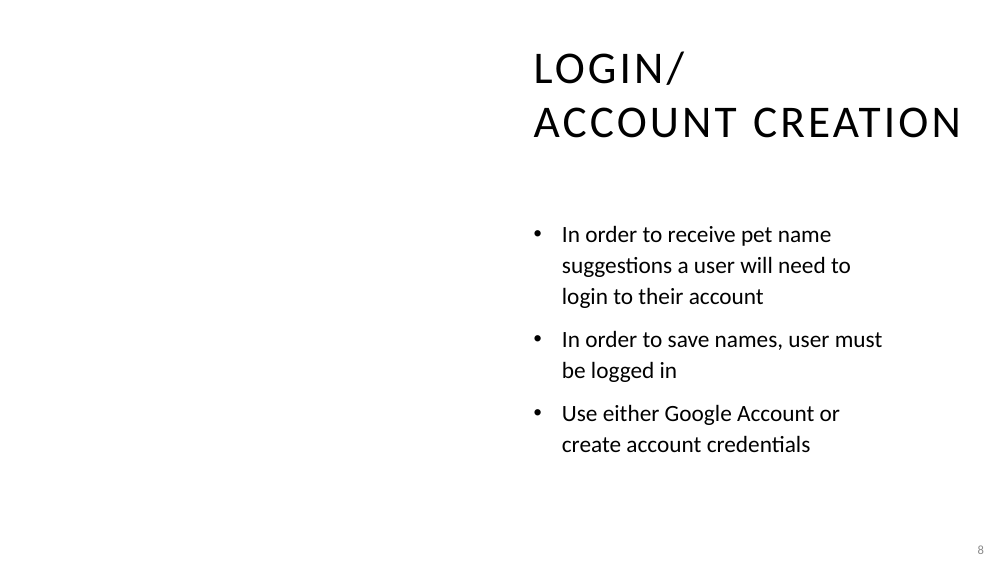
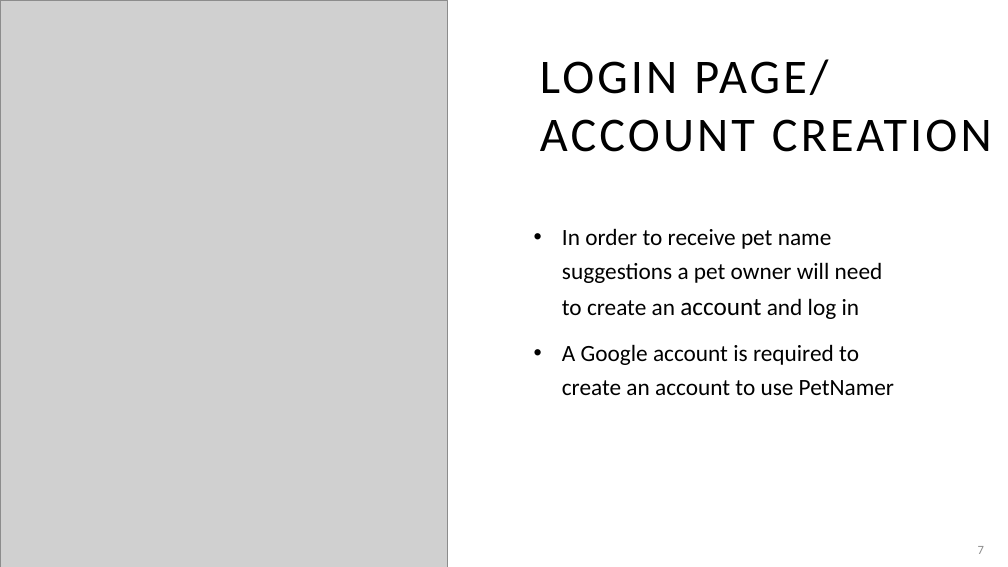
Before and after one commit to adriaonline/CPT200SP24-Team1, a slide deck: slide 7 of Phase 3 Docs/Phase 3 - Presentation.pptx (slide 8 before the commit). Drawn at 1008x567 pixels with LibreOffice and Linux fonts; fonts in the diff are those of the drawing; grey boxes stand for pictures. Boxes give left, top, right and bottom in pixels: in the first picture for what was removed or moved away, otherwise in the second. Text is boxed around its words. In the diff, an @@ line names an element or a change of style, - is before the commit and + after.

```diff
--- a/Phase 3 Docs/Phase 3 - Presentation.pptx
+++ b/Phase 3 Docs/Phase 3 - Presentation.pptx
@@ picture added at (x1=0, y1=0, x2=448, y2=567) @@
@@ title at (x1=540, y1=59, x2=992, y2=152): text changed; size 43.2 to 46 pt @@
-LOGIN/
-ACCOUNT CREATION
+LOGIN PAGE/
+ACCOUNT CREATION
@@ text at (x1=562, y1=228, x2=894, y2=395): text changed @@
-• In order to receive pet name suggestions a user will need to login to their account
-• In order to save names, user must be logged in
-• Use either Google Account or create account credentials
+• In order to receive pet name suggestions a pet owner will need to create an account and log in
+• A Google account is required to create an account to use PetNamer
@@ page number at (x1=978, y1=546, x2=984, y2=554): text changed @@
-8
+7
```
Also in this commit, not shown: 5 other slides changed, 3 slides added, 13 slides removed, 1 other file.
